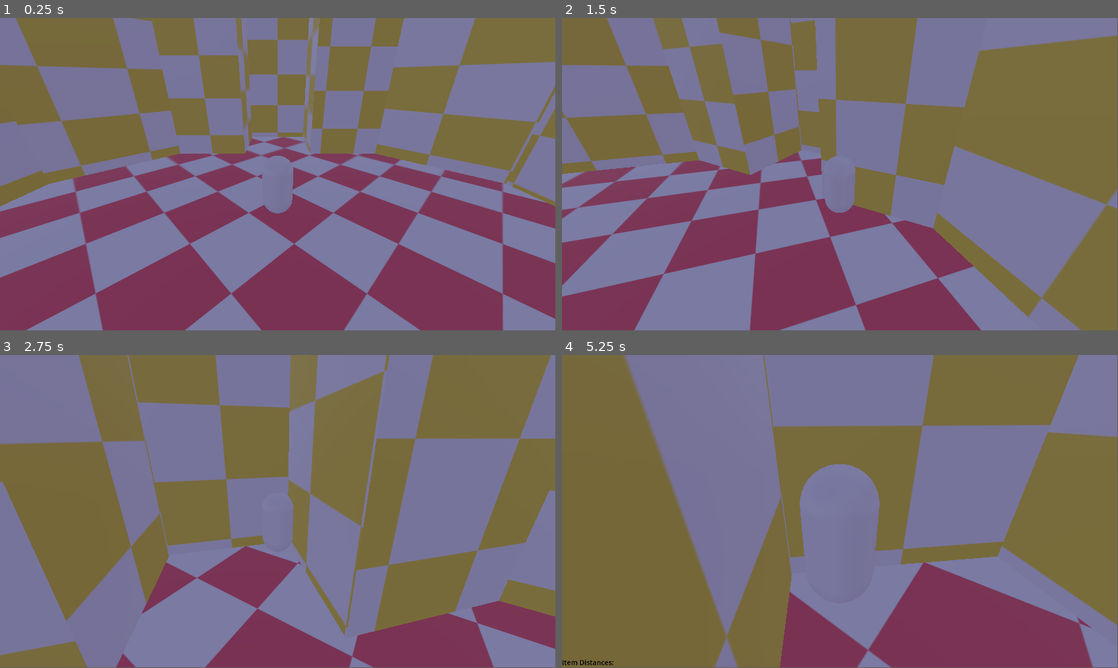
Above: before the commit, frames 1-4 (two rows, left to right).
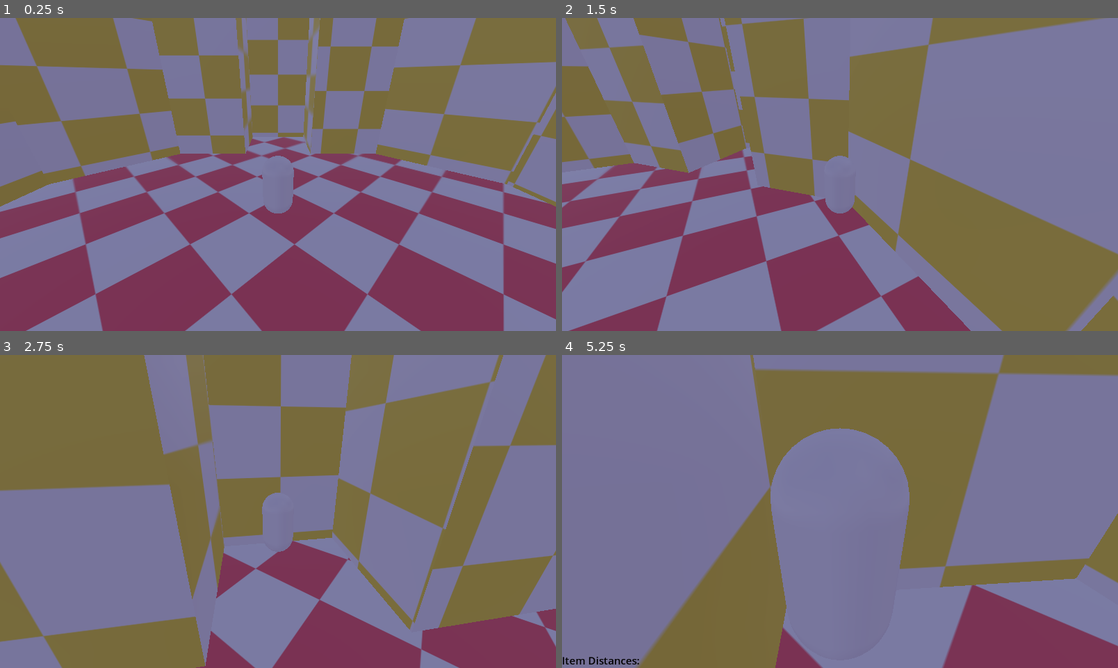
Above: after the commit, the same moments.

Repository: Mettle0/Treasure_Hunter
Game: Godot game, scene res://scenes/main.tscn
Two runs of this game, one before a commit and one after it. Both use one fixed random seed, a clock stepped at 60 frames per second and the inputs below.
Inputs (mouse positions are in pixels of both pictures, inside the frame that each line leads up to):
- Up to frame 1 (0.25 s): no input
- Up to frame 2 (1.5 s): tap Enter at 0.5 s; move the mouse to (867, 171) at 0.52 s; press the mouse at (867, 171) at 0.53 s; hold W (forward) from 0.53 s (still down); tap Space (jump) at 0.77 s; move the mouse to (812, 174) at 1.27 s; release the mouse at (812, 174) at 1.28 s; tap O at 1.35 s
- Up to frame 3 (2.75 s): keep holding W (forward); tap Space (jump) at 1.52 s; move the mouse to (289, 505) at 2.02 s; tap U at 2.1 s
- Up to frame 4 (5.25 s): keep holding W (forward); move the mouse to (834, 514) at 2.77 s; tap Shift at 2.85 s; tap Space (jump) at 3.02, 3.77, 4.52 s; move the mouse to (878, 514) at 3.52 s; tap Tab at 3.6 s; tap F1 (Debug) at 4.15 s; move the mouse to (795, 508) at 4.27 s; click (795, 508) at 4.35 s; move the mouse to (845, 511) at 5.02 s; tap O at 5.1 s
In our replay, the window is 799x449 before the commit and 800x450 after it. These sizes can differ from the game's own. Grey fills any space a smaller window leaves; there, only what the larger window draws over its background counts as a difference.

The runs differ from the first frame. In frame 1, 2.0% of the frame differs, in the area x 0-100%, y 0-100%; in frame 2, 53%; in frame 3, 60%; in frame 4, 55%.

Commit message:
Added acceleration to player character
-Added acceleration export variable to player.gd
-Added different behavior depending on how far the stick is tilted

Diff:
--- a/project.godot
+++ b/project.godot
@@ -25,8 +25,8 @@
 
 [display]
 
-window/size/viewport_width=1920
-window/size/viewport_height=1080
+window/size/viewport_width=1280
+window/size/viewport_height=720
 
 [editor_plugins]
 
--- a/scenes/entities/player/player.gd
+++ b/scenes/entities/player/player.gd
@@ -7,9 +7,11 @@
 @onready var jump_velocity : float = ((2.0 * jump_height) / jump_time_to_peak) * -1.0
 @onready var jump_gravity : float = ((-2.0 * jump_height) / (jump_time_to_peak * jump_time_to_peak)) * -1.0
 @onready var fall_gravity : float = ((-2.0 * jump_height) / (jump_time_to_descent * jump_time_to_descent)) * -1.0
-@export var base_speed := 9.0
+@export var base_speed :float = 20.0
+@export var acceleration: float = 20.0
 @export var glide_speed : float = -1.5 # Adjust glide descent speed
 @onready var camera = $CameraController/Camera3D
+
 
 var movement_input := Vector2.ZERO
 var is_gliding := false
@@ -21,18 +23,21 @@
 	jump_logic(delta)
 	move_and_slide()
 
-
 func move_logic(delta) -> void:
 	movement_input = Input.get_vector("left","right","forward","backward").rotated(-camera.global_rotation.y)
 	var vel_2d = Vector2(velocity.x, velocity.z)
 
-	if movement_input != Vector2.ZERO:
-		vel_2d += movement_input * base_speed * 10 * delta
+	if movement_input.length() < 0.5:
+		vel_2d = movement_input * base_speed
+		velocity.x = vel_2d.x
+		velocity.z = vel_2d.y
+	elif movement_input.length() >= 0.5:
+		vel_2d += movement_input*acceleration*delta
 		vel_2d = vel_2d.limit_length(base_speed)
 		velocity.x = vel_2d.x
 		velocity.z = vel_2d.y
 	else:
-		vel_2d = vel_2d.move_toward(Vector2.ZERO, base_speed * 4.0 * delta)
+		vel_2d = vel_2d.move_toward(Vector2.ZERO, base_speed)
 		velocity.x = vel_2d.x
 		velocity.z = vel_2d.y
 
--- a/scenes/entities/player/player.tscn
+++ b/scenes/entities/player/player.tscn
@@ -13,6 +13,7 @@
 [node name="Player" type="CharacterBody3D" groups=["Player"]]
 collision_mask = 3
 script = ExtResource("1_1hmtu")
+acceleration = 50.0
 
 [node name="MeshInstance3D" type="MeshInstance3D" parent="."]
 transform = Transform3D(1, 0, 0, 0, 1, 0, 0, 0, 1, 0, 1, 0)
--- a/scenes/ui/debug_menu.tscn
+++ b/scenes/ui/debug_menu.tscn
@@ -4,6 +4,7 @@
 
 [sub_resource type="SystemFont" id="SystemFont_vv2ch"]
 font_names = PackedStringArray("VCR OSD Mono")
+subpixel_positioning = 0
 
 [sub_resource type="LabelSettings" id="LabelSettings_e7jr2"]
 font = SubResource("SystemFont_vv2ch")
